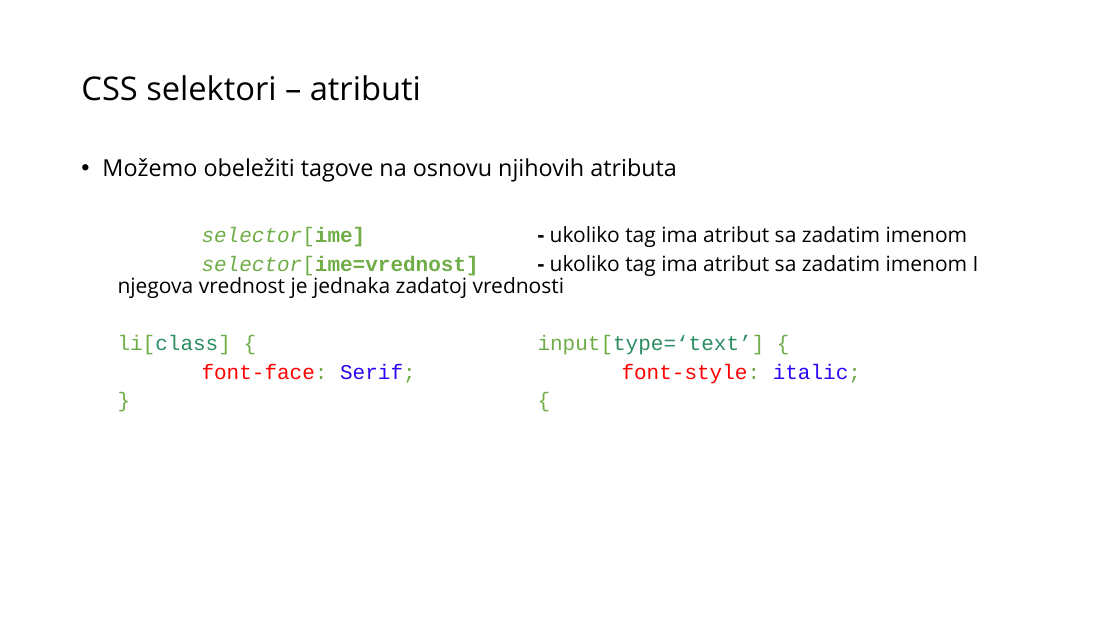
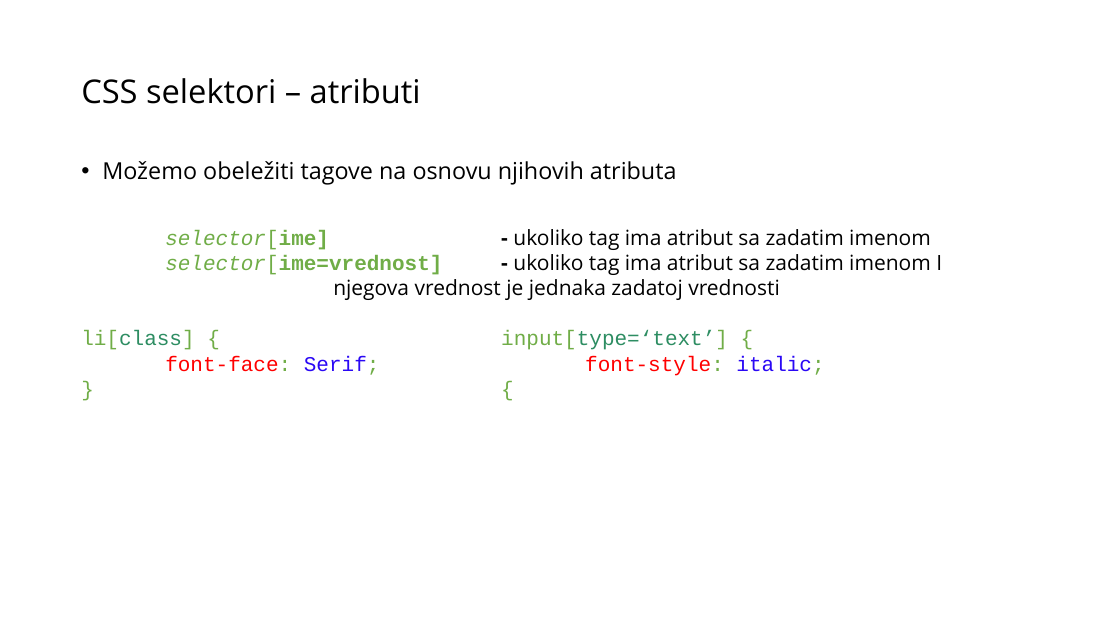
Before and after one commit to MissUchiha/frontend-programming-course, a slide deck: slide 29 of CSS/Prezentacija CSS.pptx. Drawn at 1120x630 pixels with LibreOffice and Linux fonts; fonts in the diff are those of the drawing. Boxes give left, top, right and bottom in pixels: in the first picture for what was removed or moved away, otherwise in the second. Text is boxed around its words. In the diff, an @@ line names an element or a change of style, - is before the commit and + after.

```diff
--- a/CSS/Prezentacija CSS.pptx
+++ b/CSS/Prezentacija CSS.pptx
@@ text "CSS selektori – atributi" at (81, 78, 421, 104): line spacing 0.9 to 1 @@
@@ text "Možemo obeležiti tagove na osnovu ..." at (81, 161, 942, 376): line spacing 0.9 to 1; list level 2 to 1 in "selector[ime] - ukoliko tag ima ..."; list level 2 to 1 in "selector[ime=vrednost] - ukoliko tag ima ..."; list level 2 to 1 in "li[class] { input[type=‘text’] {"; list level 2 to 1 in "font-face: Serif; font-style: italic;"; list level 2 to 1 in "} {" @@
```
Also in this commit, not shown: 60 other slides changed, 3 other files.
